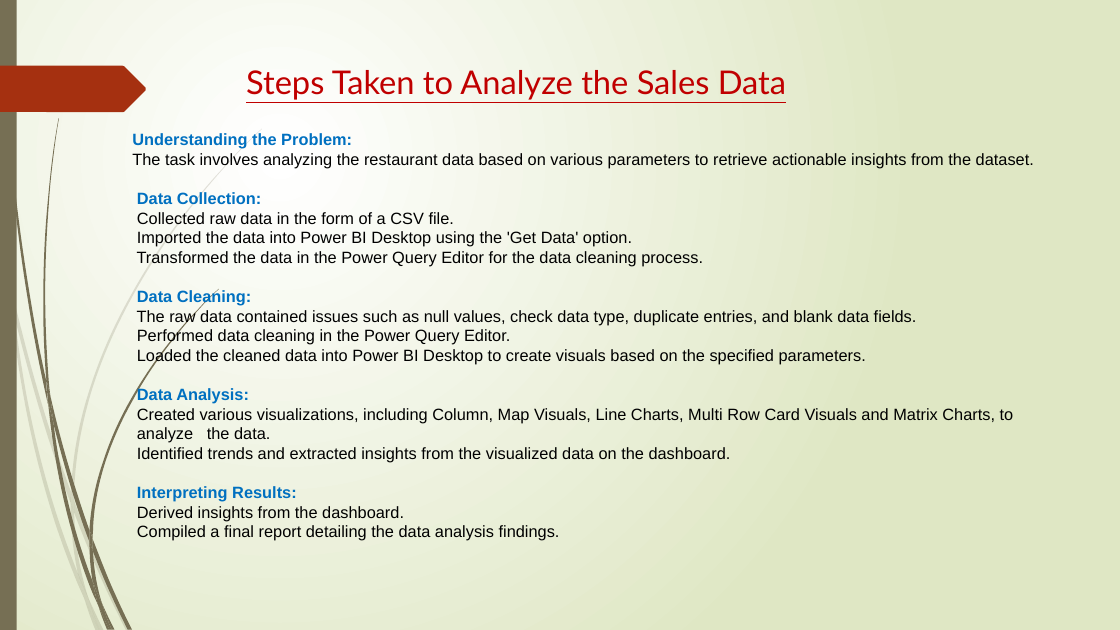
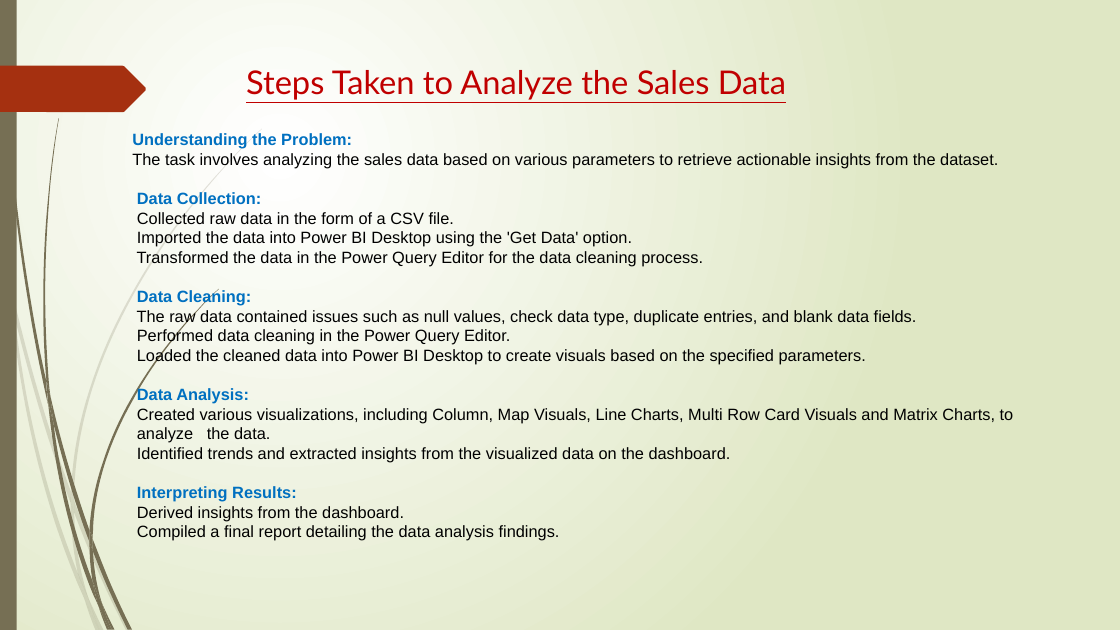
Before and after one commit to hemantg111/LearnKnowD, a slide deck: slide 3 of LearnKnowD Sales Analysis.pptx. Drawn at 1120x630 pixels with LibreOffice and Linux fonts; fonts in the diff are those of the drawing. Boxes give left, top, right and bottom in pixels: in the first picture for what was removed or moved away, otherwise in the second. Text is boxed around its words. In the diff, an @@ line names an element or a change of style, - is before the commit and + after.

```diff
--- a/LearnKnowD Sales Analysis.pptx
+++ b/LearnKnowD Sales Analysis.pptx
@@ text at [132,153,998,169]: text changed @@
-The task involves analyzing the restaurant data based on various parameters to retrieve actionable insights from the dataset.
+The task involves analyzing the sales data based on various parameters to retrieve actionable insights from the dataset.
```
Also in this commit, not shown: 3 other slides changed.
